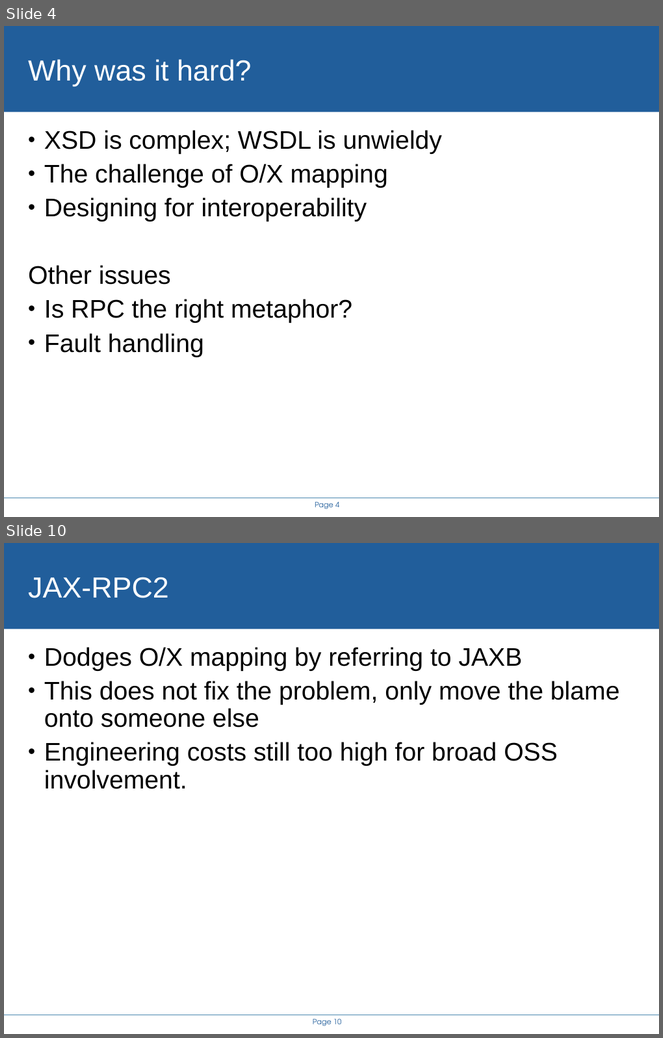
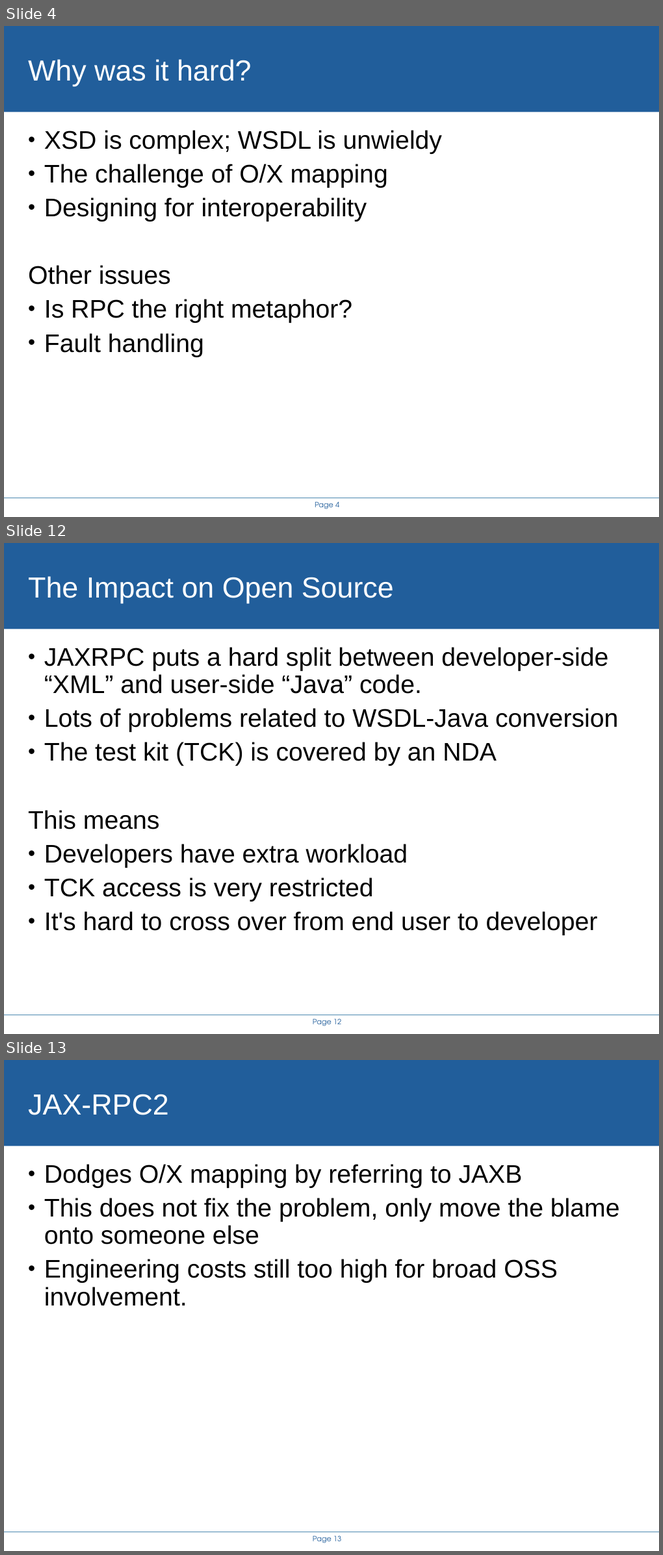
Before and after one commit to steveloughran/smartfrog, a slide deck: projects/alpine/doc/icws2005/rethinking_the_java_SOAP_stack.ppt. Shown one above the other, each under a label of ours: slides 4 and 10 before the commit, slides 4, 12 and 13 after it; the slides between them are not shown. The pictures are 663x1038 and 663x1555 pixels, drawn with LibreOffice and Linux fonts; fonts in the diff are those of the drawing; background and template pictures are left out. Boxes give left, top, right and bottom in pixels: in the first picture for what was removed or moved away, otherwise in the second. Text is boxed around its words. In the diff, an @@ line names an element or a change of style, - is before the commit and + after.

```diff
--- a/projects/alpine/doc/icws2005/rethinking_the_java_SOAP_stack.ppt
+++ b/projects/alpine/doc/icws2005/rethinking_the_java_SOAP_stack.ppt
@@ slide 12 added at (x1=4, y1=543, x2=659, y2=1034), background #FFFFFF; not listed: 3 template elements that a slide beside it also shows @@
@@ title added at (x1=28, y1=576, x2=394, y2=603), 32 pt, text #FFFFFF @@
+The Impact on Open Source
@@ text added at (x1=28, y1=647, x2=618, y2=936), 28 pt, text #000000 @@
+• JAXRPC puts a hard split between developer-side “XML” and user-side “Java” code.
+• Lots of problems related to WSDL-Java conversion
+• The test kit (TCK) is covered by an NDA
+This means
+• Developers have extra workload
+• TCK access is very restricted
+• It's hard to cross over from end user to developer
@@ what was slide 10 is now slide 13 @@
@@ page number at (x1=313, y1=1536, x2=341, y2=1544): text changed @@
-Page 10
+Page 13
```
Also in this commit, not shown: 9 slides changed, 5 other slides added, 2 slides removed, 14 other files.
